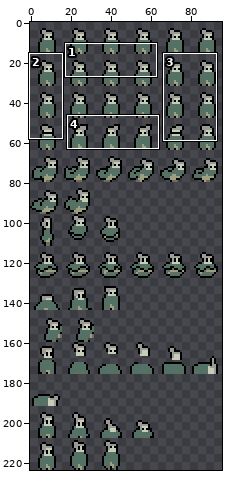
Two states of a sprite sheet, Assets/Art/Characters/Character_Bomber_Sheet.png. Above: a wide view before the commit, with the close-up outlined.
Close-up. The starting point:
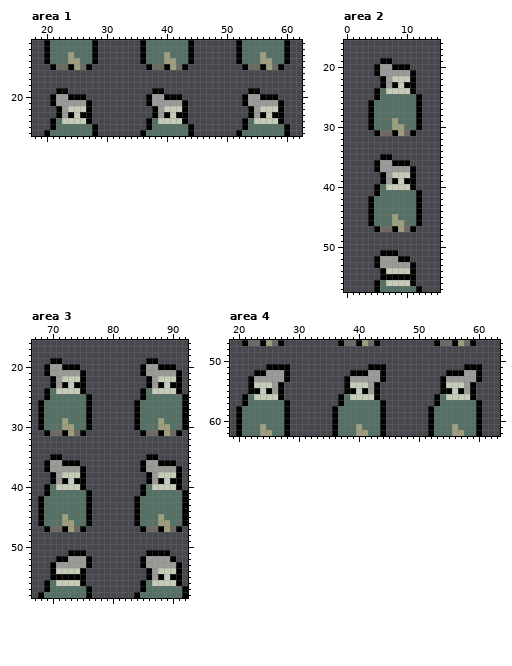
The file is 96x224 pixels. Shown: area 1: x 18..62, y 11..26; area 2: x 0..15, y 16..57; area 3: x 67..92, y 16..58; area 4: x 19..63, y 47..62.
After:
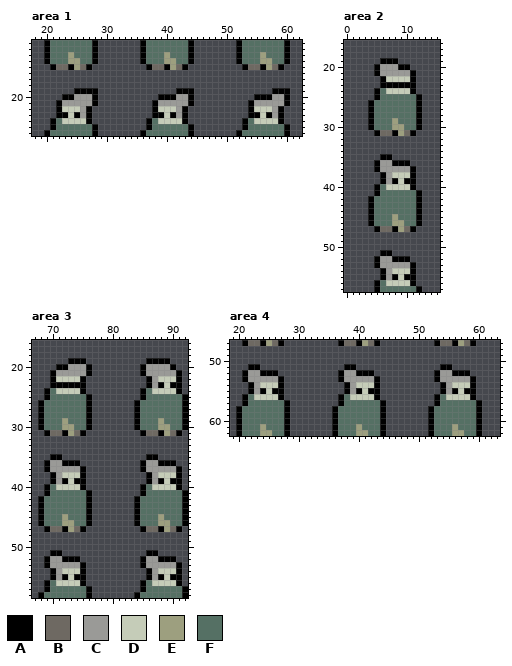
Palette (. is transparent): A #000000  B #6e6962  C #9a9a97  D #c5ccb8  E #9d9f7f  F #557064
From old to new:
Area 1:
y 19: x 22..23 AA -> ..; x 25..28 .... -> AAAA; x 38..39 AA -> ..; x 42..44 ... -> AAA; x 54..55 AA -> ..; x 58..60 ... -> AAA
y 20: x 21..23 ACC -> ..A; x 25..28 AA.. -> CCCA; x 37..39 ACC -> ..A; x 42..44 A.. -> CCA; x 53..55 ACC -> ..A; x 58..60 A.. -> CCA
y 21: x 21..22 AC -> .A; x 27..28 A. -> CA; x 37..38 AC -> .A; x 43..44 A. -> CA; x 53..54 AC -> .A; x 59..60 A. -> CA
y 22: x 23 C -> D; x 26 D -> C; x 39 C -> D; x 42 D -> C; x 55 C -> D; x 58 D -> C
y 23: x 23..26 CADA -> ADAC; x 39..42 CADA -> ADAC; x 55..58 CADA -> ADAC
Area 2:
y 19: x 8 . -> A
y 20: x 8 A -> C
y 22: x 7 C -> D
y 23: x 7 C -> A; x 9 D -> A
y 51: x 8 A -> .
y 52: x 8 C -> A
y 54: x 7 D -> C
y 55: x 7 A -> C; x 9 A -> D
Area 3:
y 19: x 70..71 AA -> ..; x 73..75 ... -> AAA; x 88..89 .. -> AA
y 20: x 69..71 ACC -> ..A; x 73..76 AA.. -> CCCA; x 88..89 AA -> CC
y 21: x 69..70 AC -> .A; x 75..76 A. -> CA
y 22: x 71 C -> D
y 23: x 71 C -> A; x 73 D -> A
y 51: x 70..71 .. -> AA; x 73..75 AAA -> ...; x 88..89 AA -> ..
y 52: x 69..71 ..A -> ACC; x 73..76 CCCA -> AA..; x 88..89 CC -> AA
y 53: x 69..70 .A -> AC; x 75..76 CA -> A.
y 54: x 71 D -> C
y 55: x 71 A -> C; x 73 A -> D
Area 4:
y 51: x 22..23 .. -> AA; x 25..28 AAAA -> ....; x 38..39 .. -> AA; x 42..44 AAA -> ...; x 54..55 .. -> AA; x 58..60 AAA -> ...
y 52: x 21..23 ..A -> ACC; x 25..28 CCCA -> AA..; x 37..39 ..A -> ACC; x 42..44 CCA -> A..; x 53..55 ..A -> ACC; x 58..60 CCA -> A..
y 53: x 21..22 .A -> AC; x 27..28 CA -> A.; x 37..38 .A -> AC; x 43..44 CA -> A.; x 53..54 .A -> AC; x 59..60 CA -> A.
y 54: x 23 D -> C; x 26 C -> D; x 39 D -> C; x 42 C -> D; x 55 D -> C; x 58 C -> D
y 55: x 23..26 ADAC -> CADA; x 39..42 ADAC -> CADA; x 55..58 ADAC -> CADA
